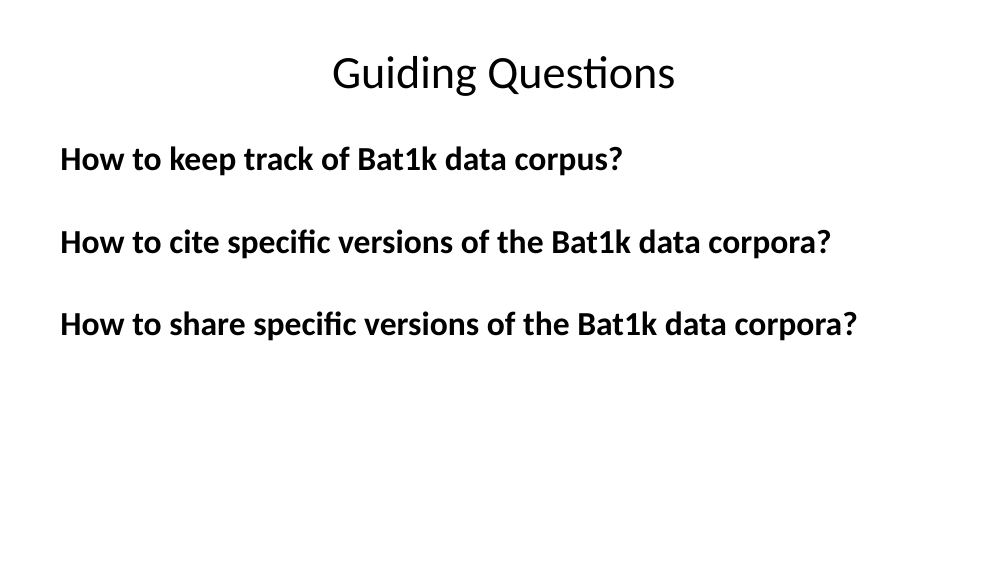
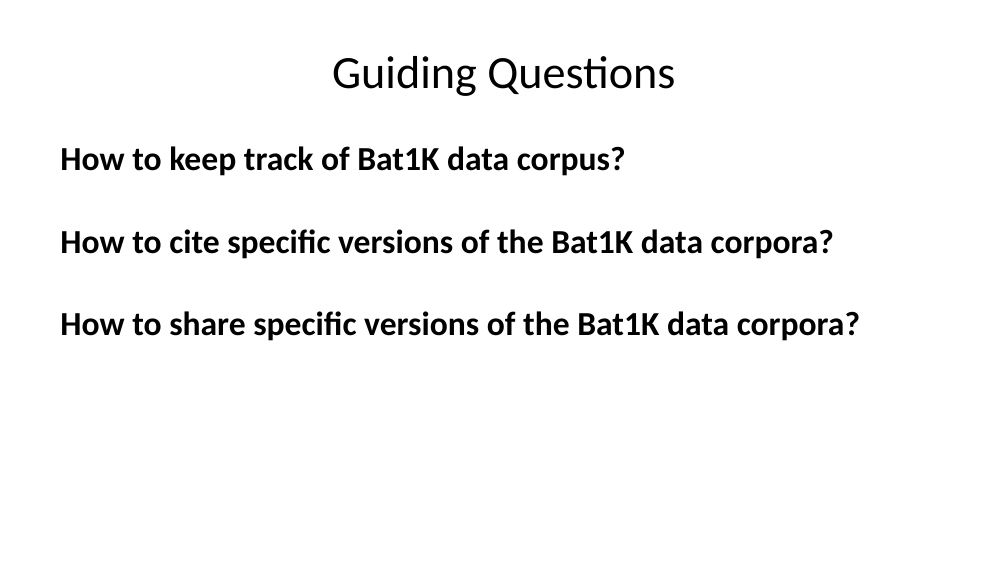
Before and after one commit to jhpoelen/bat1k-talk-2024-10-27, a slide deck: slide 2 of slides.pptx. Drawn at 1008x567 pixels with LibreOffice and Linux fonts; fonts in the diff are those of the drawing. Boxes give left, top, right and bottom in pixels: in the first picture for what was removed or moved away, otherwise in the second. Text is boxed around its words. In the diff, an @@ line names an element or a change of style, - is before the commit and + after.

```diff
--- a/slides.pptx
+++ b/slides.pptx
@@ text at [60,146,860,341]: text changed @@
-How to keep track of Bat1k data corpus?
-How to cite specific versions of the Bat1k data corpora?
-How to share specific versions of the Bat1k data corpora?
+How to keep track of Bat1K data corpus?
+How to cite specific versions of the Bat1K data corpora?
+How to share specific versions of the Bat1K data corpora?
```
Also in this commit, not shown: 1 other slide changed, 3 other files.
